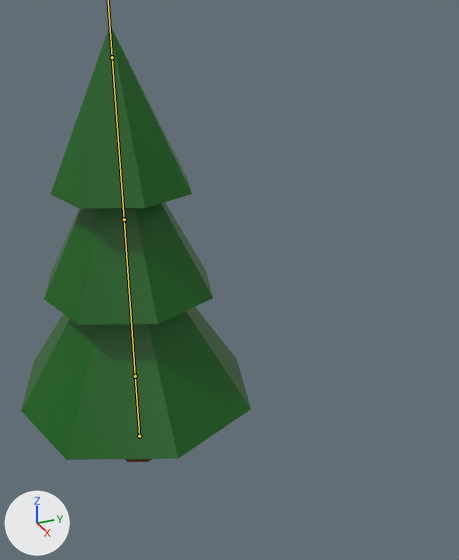
The FBX model Assets/Resources/Import/Environment/tree1.fbx: old version first, new version second.
Both versions are drawn from a 50 mm lens placed at (7.17, -1.83, 5.75), pointed at (-0.25, 1.5, 2.05). The lights are fixed; the arrows at lower left show +X, +Y and +Z. The bones that bend it are drawn over the model as lines.
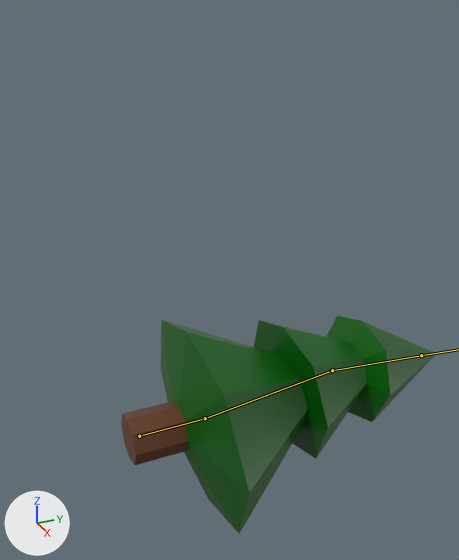
The newer file adds an action. The first version stands in its rest pose; the second is drawn at frame 21 of the action 'Armature|Died.001'.

The change, as a diff of the scene's bpy script:
```diff
--- a/Assets/Resources/Import/Environment/tree1.fbx.py
+++ b/Assets/Resources/Import/Environment/tree1.fbx.py
@@ bone_bone @@
 bone_bone = bpy.data.objects['Armature'].pose.bones['Bone']
-bone_bone.rotation_quaternion = (1.0, 0.0, 0.0, 0.0)  # degrees (0, 0, 0)
+bone_bone.rotation_quaternion = (0.705, -0.709, 0.0, 0.0)  # degrees (-90, 0, 0)
@@ bone_bone_001 @@
 bone_bone_001 = bpy.data.objects['Armature'].pose.bones['Bone.001']  # child of 'Bone'
-bone_bone_001.rotation_quaternion = (1.0, 0.0, 0.0, 0.0)  # degrees (0, 0, 0)
+bone_bone_001.rotation_quaternion = (0.998, 0.053, -0.018, 0.009)  # degrees (6, -2, 1)
@@ bone_bone_002 @@
 bone_bone_002 = bpy.data.objects['Armature'].pose.bones['Bone.002']  # child of 'Bone.001'
-bone_bone_002.rotation_quaternion = (1.0, 0.0, 0.0, 0.0)  # degrees (0, 0, 0)
+bone_bone_002.rotation_quaternion = (0.994, -0.105, 0.002, 0.004)  # degrees (-12, 0, 0)
```

Boxes (x1, y1, x2, y2) around the edits, measured in the pictures (459 x 560 px):
'Cube', posed (37% wider, 50% shorter)
    before: (21, 25, 251, 462)
    after: (121, 316, 437, 534)
bone 'Bone', root to tip
    before: (139, 436) to (135, 376)
    after: (139, 436) to (205, 418)
bone 'Bone.001', root to tip
    before: (135, 376) to (124, 219)
    after: (205, 418) to (332, 370)
bone 'Bone.002', root to tip
    before: (124, 219) to (112, 57)
    after: (332, 370) to (421, 355)
